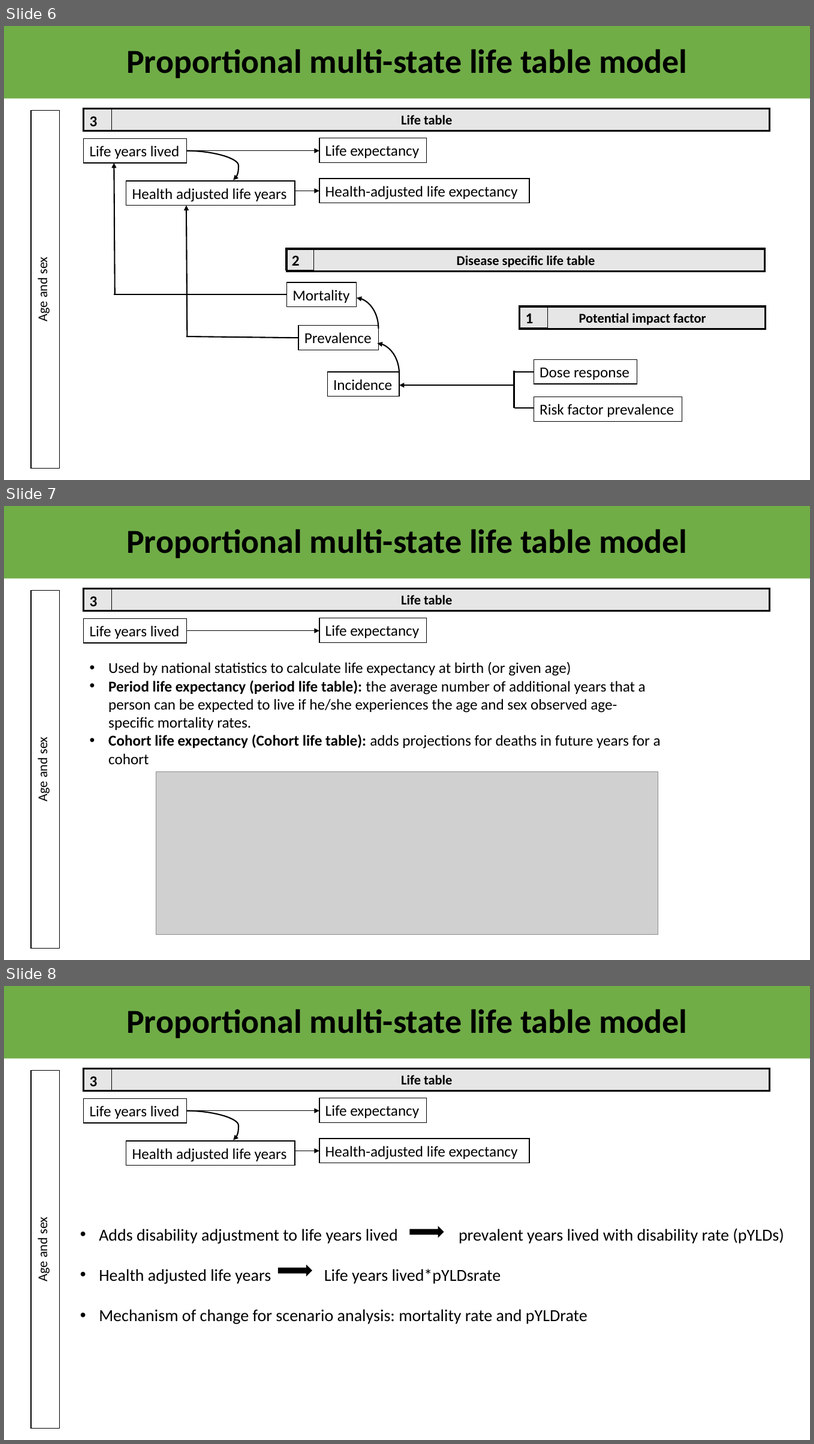
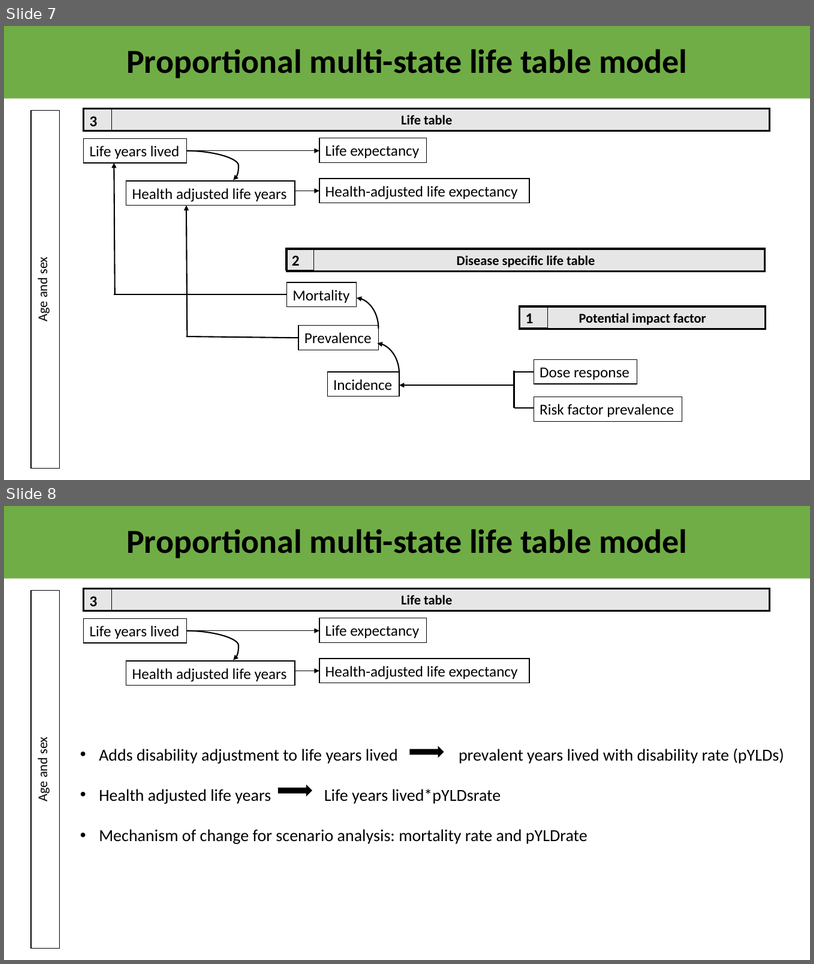
Before and after one commit to ITHIM/ITHIM-R, a slide deck: MSLT/structure/PMSLTframeworkV2.pptx. Shown one above the other, each under a label of ours: slides 6, 7 and 8 before the commit, slides 7 and 8 after it. The pictures are 814x1444 and 814x964 pixels, drawn with LibreOffice and Linux fonts; fonts in the diff are those of the drawing; grey boxes stand for pictures. Boxes give left, top, right and bottom in pixels: in the first picture for what was removed or moved away, otherwise in the second. Text is boxed around its words. In the diff, an @@ line names an element or a change of style, - is before the commit and + after.

```diff
--- a/MSLT/structure/PMSLTframeworkV2.pptx
+++ b/MSLT/structure/PMSLTframeworkV2.pptx
@@ slide 7 removed at box(4, 506, 810, 960), background #FFFFFF @@
@@ rectangle removed at box(4, 506, 810, 579) @@
-Proportional multi-state life table model
@@ rectangle removed at box(31, 590, 60, 948) @@
-Age and sex
@@ rectangle removed at box(84, 588, 770, 610) @@
-Life table
@@ rectangle removed at box(84, 588, 112, 610) @@
-3
@@ rectangle removed at box(84, 619, 188, 643) @@
-Life years lived
@@ arrow removed from (188, 631) to (320, 631) @@
@@ rectangle removed at box(320, 618, 428, 642) @@
-Life expectancy
@@ text removed at box(108, 661, 661, 764) @@
-• Used by national statistics to calculate life expectancy at birth (or given age)
-• Period life expectancy (period life table): the average number of additional years that a person can be expected to live if he/she experiences the age and sex observed age-specific mortality rates.
-• Cohort life expectancy (Cohort life table): adds projections for deaths in future years for a cohort
@@ picture removed at box(156, 772, 659, 934) @@
@@ what was slide 6 is now slide 7 @@
```
Also in this commit, not shown: 8 slides changed, 6 slides added, 2 other slides removed, 8 other files.
